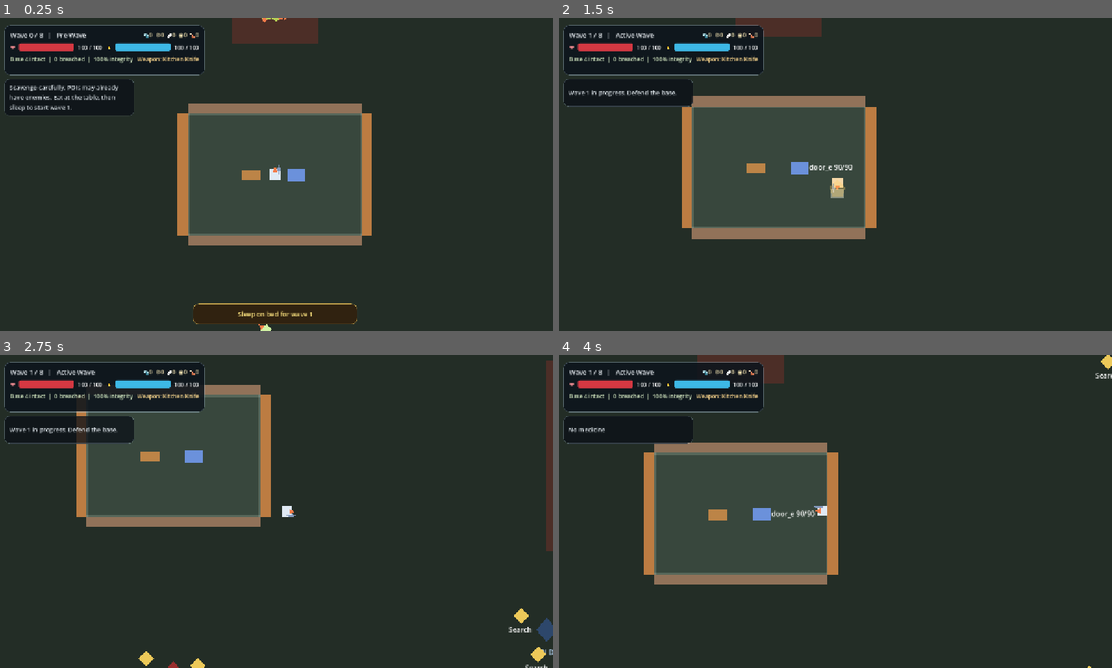
Above: before the commit, frames 1-4 (two rows, left to right).
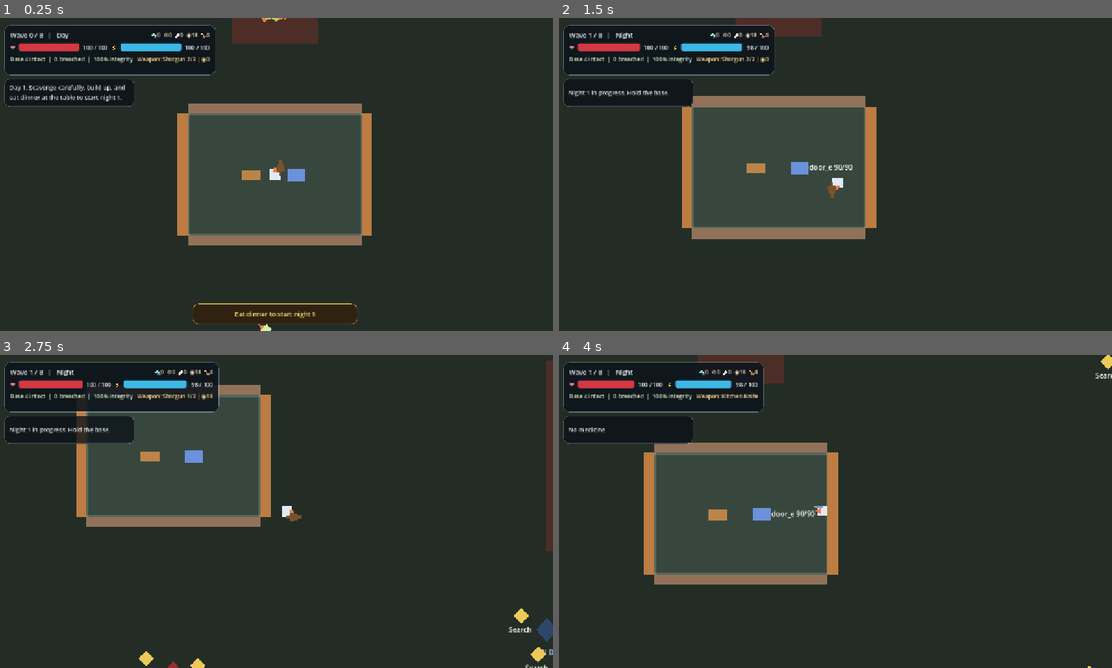
Above: after the commit, the same moments.

Repository: fb-retired-eng/home-survival
Game: Godot game, scene res://scenes/main/Game.tscn
Same seed, same stepped clock (60 frames per second), same inputs: the game is played once before the commit and once after it.
Inputs:
- Up to frame 1 (0.25 s): no input
- Up to frame 2 (1.5 s): tap Enter at 0.5 s; hold D (move_right) 0.53-1.28 s; tap E (interact) at 0.6 s; hold S (move_down) from 1.28 s (still down); tap Space (attack) at 1.35 s
- Up to frame 3 (2.75 s): tap E (interact) at 1.55, 2.1 s; release S (move_down) at 2.03 s; hold D (move_right) from 2.03 s (still down)
- Up to frame 4 (4 s): release D (move_right) at 2.78 s; hold W (move_up) 2.78-3.53 s; tap X (switch_weapon) at 2.85 s; tap E (interact) at 3.05, 3.8 s; hold A (move_left) from 3.53 s (still down); tap F (use_medicine) at 3.6 s

The runs differ from the first frame. In frame 1, 1.3% of the frame differs, in the area x 0-58%, y 2-96%; in frame 2, 0.9%; in frame 3, 1.0%; in frame 4, 0.3%.

Commit message:
Refine day night loop and probe coverage

Diff:
--- a/data/resources/door_structure_profile.tres
+++ b/data/resources/door_structure_profile.tres
@@ -20,7 +20,6 @@
 damaged_repair_salvage_cost = 1
 reinforced_repair_salvage_cost = 2
 fortified_repair_salvage_cost = 4
-fortified_repair_parts_cost = 1
 strengthen_salvage_cost = 4
 strengthen_parts_cost = 1
 fortify_salvage_cost = 6
--- a/data/resources/wall_structure_profile.tres
+++ b/data/resources/wall_structure_profile.tres
@@ -21,9 +21,7 @@
 fortified_max_hp = 380
 reinforced_repair_salvage_cost = 4
 fortified_repair_salvage_cost = 6
-fortified_repair_parts_cost = 1
 fortify_salvage_cost = 9
-fortify_parts_cost = 4
 default_flat_reduction = 2
 reinforced_flat_reduction_bonus = 1
 fortified_flat_reduction_bonus = 2
--- a/data/waves/mvp0_waves.tres
+++ b/data/waves/mvp0_waves.tres
@@ -150,7 +150,6 @@
 [sub_resource type="Resource" id="22"]
 script = ExtResource("3_lane")
 lane_id = &"west"
-count = 1
 enemy_definition = ExtResource("8_elite_spitter_enemy")
 preferred_socket_ids = PackedStringArray("door_w")
 
--- a/scenes/main/Game.tscn
+++ b/scenes/main/Game.tscn
@@ -3,7 +3,6 @@
 [ext_resource type="PackedScene" path="res://scenes/player/Player.tscn" id="1_player_scene"]
 [ext_resource type="PackedScene" path="res://scenes/ui/HUD.tscn" id="2_hud_scene"]
 [ext_resource type="PackedScene" path="res://scenes/world/SleepPoint.tscn" id="3_sleep_scene"]
-[ext_resource type="PackedScene" path="res://scenes/world/FoodTablePoint.tscn" id="20_food_table_scene"]
 [ext_resource type="Script" uid="uid://bgt3kfxavnrf6" path="res://scripts/managers/game_manager.gd" id="4_game_manager"]
 [ext_resource type="Script" uid="uid://c4dwsxl0tel8y" path="res://scripts/managers/wave_manager.gd" id="5_wave_manager"]
 [ext_resource type="PackedScene" path="res://scenes/world/ScavengeNode.tscn" id="6_scavenge_scene"]
@@ -12,18 +11,19 @@
 [ext_resource type="Resource" path="res://data/pois/poi_b_bonus.tres" id="10_poi_b_bonus"]
 [ext_resource type="PackedScene" path="res://scenes/world/DefenseSocket.tscn" id="11_socket_scene"]
 [ext_resource type="PackedScene" path="res://scenes/enemies/Zombie.tscn" id="12_zombie_scene"]
-[ext_resource type="Resource" path="res://data/resources/mvp0_perimeter.tres" id="13_perimeter"]
-[ext_resource type="Resource" path="res://data/waves/mvp0_waves.tres" id="14_waves"]
+[ext_resource type="Resource" uid="uid://dsae4bgh4ljxr" path="res://data/resources/mvp0_perimeter.tres" id="13_perimeter"]
+[ext_resource type="Resource" uid="uid://bvy1bxxcyjm41" path="res://data/waves/mvp0_waves.tres" id="14_waves"]
 [ext_resource type="Script" uid="uid://dk3o4gu05t36" path="res://scripts/world/exploration_spawn_point.gd" id="15_exploration_spawn"]
 [ext_resource type="Resource" path="res://data/enemies/zombie_basic.tres" id="16_basic_enemy"]
 [ext_resource type="Resource" path="res://data/weapons/baseball_bat.tres" id="17_baseball_bat"]
 [ext_resource type="Resource" path="res://data/weapons/pistol.tres" id="18_pistol"]
 [ext_resource type="Resource" path="res://data/weapons/shotgun.tres" id="19_shotgun"]
+[ext_resource type="PackedScene" path="res://scenes/world/FoodTablePoint.tscn" id="20_food_table_scene"]
 [ext_resource type="Resource" path="res://data/pois/poi_e_bonus.tres" id="21_poi_e_bonus"]
 [ext_resource type="Resource" path="res://data/pois/poi_f_bonus.tres" id="22_poi_f_bonus"]
 [ext_resource type="Resource" path="res://data/enemies/zombie_runner.tres" id="23_runner_enemy"]
 [ext_resource type="Resource" path="res://data/enemies/zombie_spitter.tres" id="24_spitter_enemy"]
-[ext_resource type="Script" path="res://scripts/world/roaming_spawn_zone.gd" id="25_roaming_zone"]
+[ext_resource type="Script" uid="uid://dwa7iri2l2fef" path="res://scripts/world/roaming_spawn_zone.gd" id="25_roaming_zone"]
 [ext_resource type="Resource" path="res://data/enemies/zombie_brute.tres" id="26_brute_enemy"]
 [ext_resource type="Resource" path="res://data/enemies/zombie_elite_spitter.tres" id="27_elite_spitter_enemy"]
 
@@ -38,7 +38,7 @@
 defense_socket_scene = ExtResource("11_socket_scene")
 exploration_enemy_scene = ExtResource("12_zombie_scene")
 perimeter_definition = ExtResource("13_perimeter")
-enable_test_mode = false
+enable_test_mode = true
 test_mode_weapons = Array[Resource]([ExtResource("17_baseball_bat"), ExtResource("18_pistol"), ExtResource("19_shotgun")])
 roaming_early_enemies = Array[Resource]([ExtResource("16_basic_enemy"), ExtResource("23_runner_enemy")])
 roaming_mid_enemies = Array[Resource]([ExtResource("16_basic_enemy"), ExtResource("23_runner_enemy"), ExtResource("26_brute_enemy")])
@@ -279,14 +279,14 @@
 weapon_reward = ExtResource("18_pistol")
 bonus_table = ExtResource("10_poi_b_bonus")
 
-[node name="POI_E" type="Node2D" parent="World"]
+[node name="POI_E" type="Node2D" parent="World" unique_id=631136876]
 position = Vector2(1280, 220)
 
-[node name="Marker" type="Polygon2D" parent="World/POI_E"]
+[node name="Marker" type="Polygon2D" parent="World/POI_E" unique_id=214485449]
 color = Color(0.78, 0.42, 0.26, 1)
 polygon = PackedVector2Array(0, -28, 24, 0, 0, 28, -24, 0)
 
-[node name="Label" type="Label" parent="World/POI_E"]
+[node name="Label" type="Label" parent="World/POI_E" unique_id=843790103]
 offset_left = -28.0
 offset_top = 40.0
 offset_right = 44.0
@@ -294,46 +294,46 @@
 theme_override_colors/font_color = Color(1, 0.84, 0.68, 1)
 text = "POI E"
 
-[node name="Node1" parent="World/POI_E" instance=ExtResource("6_scavenge_scene")]
+[node name="Node1" parent="World/POI_E" unique_id=1383301538 instance=ExtResource("6_scavenge_scene")]
 position = Vector2(-58, -26)
 node_id = &"poi_e_1"
 poi_id = &"poi_e"
+reward_salvage = 1
 reward_food = 2
-reward_salvage = 1
 bonus_table = ExtResource("21_poi_e_bonus")
 
-[node name="Node2" parent="World/POI_E" instance=ExtResource("6_scavenge_scene")]
+[node name="Node2" parent="World/POI_E" unique_id=400129542 instance=ExtResource("6_scavenge_scene")]
 position = Vector2(60, -12)
 node_id = &"poi_e_2"
 poi_id = &"poi_e"
+reward_parts = 1
 reward_food = 2
-reward_parts = 1
 bonus_table = ExtResource("21_poi_e_bonus")
 
-[node name="Node3" parent="World/POI_E" instance=ExtResource("6_scavenge_scene")]
+[node name="Node3" parent="World/POI_E" unique_id=1207794687 instance=ExtResource("6_scavenge_scene")]
 position = Vector2(-18, 50)
 node_id = &"poi_e_3"
 poi_id = &"poi_e"
-reward_food = 1
 reward_medicine = 1
+reward_food = 1
 bonus_table = ExtResource("21_poi_e_bonus")
 
-[node name="Node4" parent="World/POI_E" instance=ExtResource("6_scavenge_scene")]
+[node name="Node4" parent="World/POI_E" unique_id=72312105 instance=ExtResource("6_scavenge_scene")]
 position = Vector2(52, 64)
 node_id = &"poi_e_4"
 poi_id = &"poi_e"
+reward_parts = 1
 reward_food = 3
-reward_parts = 1
 bonus_table = ExtResource("21_poi_e_bonus")
 
-[node name="POI_F" type="Node2D" parent="World"]
+[node name="POI_F" type="Node2D" parent="World" unique_id=136744481]
 position = Vector2(1280, 1220)
 
-[node name="Marker" type="Polygon2D" parent="World/POI_F"]
+[node name="Marker" type="Polygon2D" parent="World/POI_F" unique_id=1092195253]
 color = Color(0.6, 0.18, 0.18, 1)
 polygon = PackedVector2Array(0, -28, 24, 0, 0, 28, -24, 0)
 
-[node name="Label" type="Label" parent="World/POI_F"]
+[node name="Label" type="Label" parent="World/POI_F" unique_id=917367286]
 offset_left = -28.0
 offset_top = 40.0
 offset_right = 44.0
@@ -341,7 +341,7 @@
 theme_override_colors/font_color = Color(1, 0.74, 0.64, 1)
 text = "POI F"
 
-[node name="Node1" parent="World/POI_F" instance=ExtResource("6_scavenge_scene")]
+[node name="Node1" parent="World/POI_F" unique_id=1822834816 instance=ExtResource("6_scavenge_scene")]
 position = Vector2(-62, -34)
 node_id = &"poi_f_1"
 poi_id = &"poi_f"
@@ -349,7 +349,7 @@
 reward_bullets = 2
 bonus_table = ExtResource("22_poi_f_bonus")
 
-[node name="Node2" parent="World/POI_F" instance=ExtResource("6_scavenge_scene")]
+[node name="Node2" parent="World/POI_F" unique_id=677555504 instance=ExtResource("6_scavenge_scene")]
 position = Vector2(56, -18)
 node_id = &"poi_f_2"
 poi_id = &"poi_f"
@@ -358,7 +358,7 @@
 reward_food = 1
 bonus_table = ExtResource("22_poi_f_bonus")
 
-[node name="Node3" parent="World/POI_F" instance=ExtResource("6_scavenge_scene")]
+[node name="Node3" parent="World/POI_F" unique_id=1604277553 instance=ExtResource("6_scavenge_scene")]
 position = Vector2(-20, 52)
 node_id = &"poi_f_3"
 poi_id = &"poi_f"
@@ -366,7 +366,7 @@
 reward_food = 1
 bonus_table = ExtResource("22_poi_f_bonus")
 
-[node name="Node4" parent="World/POI_F" instance=ExtResource("6_scavenge_scene")]
+[node name="Node4" parent="World/POI_F" unique_id=996463746 instance=ExtResource("6_scavenge_scene")]
 position = Vector2(54, 68)
 node_id = &"poi_f_4"
 poi_id = &"poi_f"
@@ -445,51 +445,51 @@
 spawn_id = &"explore_guard_d"
 enemy_definition = ExtResource("16_basic_enemy")
 
-[node name="POI_E_Guard" type="Marker2D" parent="World/ExplorationSpawnPoints"]
+[node name="POI_E_Guard" type="Marker2D" parent="World/ExplorationSpawnPoints" unique_id=3365090]
 position = Vector2(1286, 332)
 script = ExtResource("15_exploration_spawn")
 spawn_id = &"explore_guard_e"
 enemy_definition = ExtResource("23_runner_enemy")
 
-[node name="POI_F_Guard" type="Marker2D" parent="World/ExplorationSpawnPoints"]
+[node name="POI_F_Guard" type="Marker2D" parent="World/ExplorationSpawnPoints" unique_id=188126142]
 position = Vector2(1284, 1100)
 script = ExtResource("15_exploration_spawn")
 spawn_id = &"explore_guard_f"
 enemy_definition = ExtResource("27_elite_spitter_enemy")
 
-[node name="RoamingSpawnZones" type="Node2D" parent="World"]
-
-[node name="NorthWestOuter" type="Marker2D" parent="World/RoamingSpawnZones"]
+[node name="RoamingSpawnZones" type="Node2D" parent="World" unique_id=1631930781]
+
+[node name="NorthWestOuter" type="Marker2D" parent="World/RoamingSpawnZones" unique_id=568450756]
 position = Vector2(720, 220)
 script = ExtResource("25_roaming_zone")
 zone_id = &"roam_nw"
 
-[node name="NorthEastOuter" type="Marker2D" parent="World/RoamingSpawnZones"]
+[node name="NorthEastOuter" type="Marker2D" parent="World/RoamingSpawnZones" unique_id=1074507864]
 position = Vector2(1840, 220)
 script = ExtResource("25_roaming_zone")
 zone_id = &"roam_ne"
 spawn_weight = 0.9
 
-[node name="NorthMidOuter" type="Marker2D" parent="World/RoamingSpawnZones"]
+[node name="NorthMidOuter" type="Marker2D" parent="World/RoamingSpawnZones" unique_id=368854500]
 position = Vector2(1280, 278)
 script = ExtResource("25_roaming_zone")
 zone_id = &"roam_n"
 scatter_radius = 148.0
 spawn_weight = 1.35
 
-[node name="SouthWestOuter" type="Marker2D" parent="World/RoamingSpawnZones"]
+[node name="SouthWestOuter" type="Marker2D" parent="World/RoamingSpawnZones" unique_id=1793730484]
 position = Vector2(720, 1220)
 script = ExtResource("25_roaming_zone")
 zone_id = &"roam_sw"
 spawn_weight = 0.9
 
-[node name="SouthEastOuter" type="Marker2D" parent="World/RoamingSpawnZones"]
+[node name="SouthEastOuter" type="Marker2D" parent="World/RoamingSpawnZones" unique_id=1545835077]
 position = Vector2(1840, 1220)
 script = ExtResource("25_roaming_zone")
 zone_id = &"roam_se"
 spawn_weight = 0.9
 
-[node name="SouthMidOuter" type="Marker2D" parent="World/RoamingSpawnZones"]
+[node name="SouthMidOuter" type="Marker2D" parent="World/RoamingSpawnZones" unique_id=978747866]
 position = Vector2(1280, 1162)
 script = ExtResource("25_roaming_zone")
 zone_id = &"roam_s"
--- a/scripts/debug/bed_gate_probe.gd
+++ b/scripts/debug/bed_gate_probe.gd
@@ -1,4 +1,15 @@
 extends SceneTree
+
+
+func _count_live_exploration_enemies(game) -> int:
+	var count := 0
+	for child in game.exploration_enemy_layer.get_children():
+		if not is_instance_valid(child):
+			continue
+		if child.is_queued_for_deletion():
+			continue
+		count += 1
+	return count
 
 
 func _init() -> void:
@@ -9,18 +20,29 @@
 	await physics_frame
 	await process_frame
 
+	print("bed_gate_probe_sleep_label_before=%s" % game._get_sleep_label(game.player))
+	print("bed_gate_probe_can_sleep_before=%s" % str(game._can_player_sleep(game.player)))
+
+	game.player.resources["food"] = 0
+	game.player.resources_changed.emit(game.player.resources.duplicate(true))
 	game.player.current_energy = 60
 	game.player.energy_changed.emit(game.player.current_energy, game.player.max_energy)
 	game.player.add_resource("food", 2, false)
 	await process_frame
-
-	print("bed_gate_probe_sleep_label_before=%s" % game._get_sleep_label(game.player))
-	print("bed_gate_probe_can_sleep_before=%s" % str(game._can_player_sleep(game.player)))
-
-	game.player.add_resource("food", 1, false)
 	game._on_food_table_requested(game.player)
+	await process_frame
+	await physics_frame
+	await process_frame
+	game.wave_manager.clear_wave()
 	await process_frame
 
 	print("bed_gate_probe_sleep_label_after=%s" % game._get_sleep_label(game.player))
 	print("bed_gate_probe_can_sleep_after=%s" % str(game._can_player_sleep(game.player)))
+	game._on_sleep_requested(game.player)
+	await process_frame
+	await physics_frame
+	await process_frame
+	print("bed_gate_probe_after_sleep_state=%d" % game.game_manager.run_state)
+	print("bed_gate_probe_after_sleep_phase=%s" % game.hud.wave_label.text)
+	print("bed_gate_probe_after_sleep_enemy_count=%d" % _count_live_exploration_enemies(game))
 	quit()
--- /dev/null
+++ b/scripts/debug/day_night_cycle_probe.gd
@@ -0,0 +1,54 @@
+extends SceneTree
+
+
+func _count_live_exploration_enemies(game) -> int:
+	var count := 0
+	for child in game.exploration_enemy_layer.get_children():
+		if not is_instance_valid(child):
+			continue
+		if child.is_queued_for_deletion():
+			continue
+		count += 1
+	return count
+
+
+func _init() -> void:
+	var game_scene := load("res://scenes/main/Game.tscn")
+	var game = game_scene.instantiate()
+	root.add_child(game)
+	await process_frame
+	await physics_frame
+	await process_frame
+
+	game.player.resources["food"] = 0
+	game.player.resources_changed.emit(game.player.resources.duplicate(true))
+	game.player.current_energy = 55
+	game.player.energy_changed.emit(game.player.current_energy, game.player.max_energy)
+	game.player.add_resource("food", 3, false)
+	await process_frame
+
+	print("day_night_cycle_probe_day_state=%d" % game.game_manager.run_state)
+	print("day_night_cycle_probe_day_phase=%s" % game.hud.wave_label.text)
+	print("day_night_cycle_probe_day_enemy_count=%d" % _count_live_exploration_enemies(game))
+	print("day_night_cycle_probe_table_label=%s" % game._get_food_table_label(game.player))
+
+	game._on_food_table_requested(game.player)
+	await process_frame
+	await physics_frame
+	await process_frame
+	print("day_night_cycle_probe_after_dinner_state=%d" % game.game_manager.run_state)
+	print("day_night_cycle_probe_after_dinner_wave=%d" % game.game_manager.current_wave)
+
+	game.wave_manager.clear_wave()
+	await process_frame
+	print("day_night_cycle_probe_after_wave_state=%d" % game.game_manager.run_state)
+	print("day_night_cycle_probe_bed_label=%s" % game._get_sleep_label(game.player))
+
+	game._on_sleep_requested(game.player)
+	await process_frame
+	await physics_frame
+	await process_frame
+	print("day_night_cycle_probe_after_sleep_state=%d" % game.game_manager.run_state)
+	print("day_night_cycle_probe_after_sleep_phase=%s" % game.hud.wave_label.text)
+	print("day_night_cycle_probe_after_sleep_enemy_count=%d" % _count_live_exploration_enemies(game))
+	quit()
--- a/scripts/debug/food_table_probe.gd
+++ b/scripts/debug/food_table_probe.gd
@@ -9,6 +9,8 @@
 	await physics_frame
 	await process_frame
 
+	game.player.resources["food"] = 0
+	game.player.resources_changed.emit(game.player.resources.duplicate(true))
 	game.player.current_energy = 55
 	game.player.energy_changed.emit(game.player.current_energy, game.player.max_energy)
 	game.player.add_resource("food", 3, false)
@@ -20,7 +22,11 @@
 
 	game._on_food_table_requested(game.player)
 	await process_frame
+	await physics_frame
+	await process_frame
 
 	print("food_table_probe_after_energy=%d" % game.player.current_energy)
 	print("food_table_probe_after_food=%d" % int(game.player.resources.get("food", 0)))
+	print("food_table_probe_after_wave=%d" % game.game_manager.current_wave)
+	print("food_table_probe_after_state=%d" % game.game_manager.run_state)
 	quit()
--- a/scripts/main/game.gd
+++ b/scripts/main/game.gd
@@ -186,19 +186,21 @@
 	if new_state == game_manager.RunState.ACTIVE_WAVE:
 		_clear_roaming_exploration_enemies()
 		_set_exploration_enemies_suspended(true)
-		hud.set_phase("Phase: Active Wave")
-		hud.set_status("Wave %d in progress. Defend the base." % game_manager.current_wave)
+		hud.set_phase("Phase: Night")
+		hud.set_status("Night %d in progress. Hold the base." % game_manager.current_wave)
+		player.refresh_interaction_prompt()
+		return
+
+	if new_state == game_manager.RunState.POST_WAVE:
+		hud.set_phase("Phase: Post-Wave")
+		hud.set_status("Night %d cleared. Sleep on the bed to start the next day." % game_manager.current_wave)
 		player.refresh_interaction_prompt()
 		return
 
 	if new_state == game_manager.RunState.PRE_WAVE:
 		if _is_resetting_run:
 			return
-		_sync_exploration_enemies()
-		_spawn_roaming_exploration_enemies()
-		hud.set_phase("Phase: Pre-Wave")
-		player.refresh_interaction_prompt()
-		_refresh_phase_status()
+		_enter_day_phase()
 
 
 func _on_wave_changed(new_wave: int) -> void:
@@ -212,121 +214,105 @@
 		return
 
 	if game_manager.current_wave <= 0:
-		hud.set_status("Scavenge carefully. POIs may already have enemies. Eat at the table, then sleep to start wave 1.")
-	elif game_manager.current_wave < game_manager.final_wave:
-		hud.set_status("Wave %d cleared. Repair, fortify, scavenge, eat, then sleep for wave %d." % [game_manager.current_wave, game_manager.current_wave + 1])
+		hud.set_status("Day 1. Scavenge carefully, build up, and eat dinner at the table to start night 1.")
+	elif game_manager.current_wave < game_manager.final_wave - 1:
+		hud.set_status("Day %d. Explore, build, and eat dinner at the table to start night %d." % [game_manager.current_wave + 1, game_manager.current_wave + 1])
 	else:
-		hud.set_status("Wave %d cleared. Final repairs, food, and prep before wave %d." % [game_manager.current_wave, game_manager.current_wave + 1])
+		hud.set_status("Final day. Make repairs, gather food, and eat dinner before the last night.")
 
 
 func _can_player_interact_with(_interactable) -> bool:
-	return game_manager.run_state == game_manager.RunState.PRE_WAVE
+	if game_manager.run_state == game_manager.RunState.PRE_WAVE:
+		return true
+	if game_manager.run_state == game_manager.RunState.POST_WAVE:
+		return _interactable == sleep_point
+	return false
 
 
 func _can_player_eat(_player) -> bool:
-	return game_manager.run_state == game_manager.RunState.PRE_WAVE and _get_missing_food_units_for_full_energy() > 0
+	return game_manager.run_state == game_manager.RunState.PRE_WAVE and game_manager.can_start_next_wave()
 
 
 func _get_food_table_label(_player) -> String:
 	if game_manager.run_state != game_manager.RunState.PRE_WAVE:
 		return ""
 
+	var next_wave: int = game_manager.current_wave + 1
+	if not game_manager.can_start_next_wave():
+		return ""
+	if _has_sleep_blocking_exploration_threat():
+		return "Enemies too close for dinner"
+	if not wave_manager.can_start_wave(next_wave):
+		return "Night %d not configured" % next_wave
+
 	var food_needed := _get_missing_food_units_for_full_energy()
 	if food_needed <= 0:
-		return "Energy already full"
+		return "Eat dinner to start night %d" % next_wave
 
 	var current_food := int(player.resources.get("food", 0))
 	if current_food < food_needed:
-		return "Need %d food to eat" % food_needed
-
-	return "Eat %d food to fill energy" % food_needed
+		return "Need %d food for dinner" % food_needed
+
+	return "Eat %d food and start night %d" % [food_needed, next_wave]
 
 
 func _can_player_sleep(_player) -> bool:
-	return game_manager.can_start_next_wave() and not _has_sleep_blocking_exploration_threat() and _is_ready_for_bed_transition()
+	return game_manager.run_state == game_manager.RunState.POST_WAVE
 
 
 func _get_sleep_label(_player) -> String:
-	if not game_manager.can_start_next_wave():
+	if game_manager.run_state != game_manager.RunState.POST_WAVE:
 		return ""
-
+	return "Sleep on bed until morning"
+
+
+func _on_food_table_requested(_player) -> void:
+	var next_wave: int = game_manager.current_wave + 1
+	if game_manager.run_state != game_manager.RunState.PRE_WAVE or not game_manager.can_start_next_wave():
+		return
 	if _has_sleep_blocking_exploration_threat():
-		return "Enemies too close to sleep"
-
-	if not _is_ready_for_bed_transition():
-		var food_needed := _get_missing_food_units_for_full_energy()
+		hud.set_status("Enemies too close for dinner")
+		player.refresh_interaction_prompt()
+		return
+	if not wave_manager.can_start_wave(next_wave):
+		hud.set_status("Night %d is not configured" % next_wave)
+		player.refresh_interaction_prompt()
+		return
+
+	var food_needed := _get_missing_food_units_for_full_energy()
+	if food_needed > 0:
+		if int(player.resources.get("food", 0)) < food_needed:
+			hud.set_status("Need %d food for dinner" % food_needed)
+			player.refresh_interaction_prompt()
+			return
+		if not player.spend_resource("food", food_needed):
+			hud.set_status("Not enough food")
+			player.refresh_interaction_prompt()
+			return
+		player.restore_full_energy()
+
+	if not wave_manager.start_wave(next_wave):
 		if food_needed > 0:
-			if int(player.resources.get("food", 0)) >= food_needed:
-				return "Eat at table before bed"
-			return "Need %d food before bed" % food_needed
-		return "Eat before bed"
-
-	var next_wave: int = game_manager.current_wave + 1
-	if not wave_manager.can_start_wave(next_wave):
-		return "Wave %d not configured" % next_wave
-
-	return "Sleep on bed for wave %d" % (game_manager.current_wave + 1)
-
-
-func _on_food_table_requested(_player) -> void:
-	var food_needed := _get_missing_food_units_for_full_energy()
-	if food_needed <= 0:
-		hud.set_status("Energy already full")
+			player.add_resource("food", food_needed, false)
+		hud.set_status("Night %d failed to start" % next_wave)
 		player.refresh_interaction_prompt()
 		return
 
-	if int(player.resources.get("food", 0)) < food_needed:
-		hud.set_status("Need %d food to fill energy" % food_needed)
-		player.refresh_interaction_prompt()
-		return
-
-	if not player.spend_resource("food", food_needed):
-		hud.set_status("Not enough food")
-		player.refresh_interaction_prompt()
-		return
-
-	player.restore_full_energy()
-	hud.set_status("Ate %d food and restored energy" % food_needed)
-	player.refresh_interaction_prompt()
-
-
-func _on_sleep_requested(_player) -> void:
-	var next_wave: int = game_manager.current_wave + 1
-	if _has_sleep_blocking_exploration_threat():
-		hud.set_status("Enemies too close to sleep")
-		player.refresh_interaction_prompt()
-		return
-
-	if not _is_ready_for_bed_transition():
-		var food_needed := _get_missing_food_units_for_full_energy()
-		if food_needed > 0:
-			hud.set_status("Eat %d food at the table before bed" % food_needed)
-		else:
-			hud.set_status("Energy must be full before bed")
-		player.refresh_interaction_prompt()
-		return
-
-	if not _can_player_sleep(_player):
-		hud.set_status("Wave %d is not configured" % next_wave)
-		return
-
-	if not wave_manager.can_start_wave(next_wave):
-		hud.set_status("Wave %d is not configured" % next_wave)
-		player.refresh_interaction_prompt()
-		return
-
-	if not wave_manager.start_wave(next_wave):
-		hud.set_status("Wave %d failed to start" % next_wave)
-		return
-
-	player.heal(sleep_heal_amount)
 	game_manager.set_wave(next_wave)
 	game_manager.set_run_state(game_manager.RunState.ACTIVE_WAVE)
 
 
+func _on_sleep_requested(_player) -> void:
+	if game_manager.run_state != game_manager.RunState.POST_WAVE:
+		return
+
+	player.heal(sleep_heal_amount)
+	game_manager.set_run_state(game_manager.RunState.PRE_WAVE)
+
+
 func _on_wave_started(wave_number: int) -> void:
-	hud.set_phase("Phase: Active Wave")
-	hud.set_status("Wave %d incoming. Hold the perimeter." % wave_number)
+	hud.set_phase("Phase: Night")
+	hud.set_status("Night %d incoming. Hold the perimeter." % wave_number)
 
 
 func _on_wave_cleared(_wave_number: int) -> void:
@@ -349,12 +335,8 @@
 	for node in get_tree().get_nodes_in_group("scavenge_nodes"):
 		if node.has_method("reset_for_new_run"):
 			node.reset_for_new_run()
-	hud.set_phase("Phase: Pre-Wave")
-	_sync_exploration_enemies()
-	_spawn_roaming_exploration_enemies()
+	_enter_day_phase()
 	_refresh_base_status()
-	_refresh_phase_status()
-	player.refresh_interaction_prompt()
 	_is_resetting_run = false
 
 
@@ -368,6 +350,14 @@
 		player.add_resource("bullets", test_mode_bullets, false)
 	if test_mode_food > 0:
 		player.add_resource("food", test_mode_food, false)
+
+
+func _enter_day_phase() -> void:
+	_sync_exploration_enemies()
+	_spawn_roaming_exploration_enemies()
+	hud.set_phase("Phase: Day")
+	player.refresh_interaction_prompt()
+	_refresh_phase_status()
 
 
 func _sync_exploration_enemies() -> void:
@@ -532,10 +522,6 @@
 	return int(ceili(float(missing_energy) / float(max(food_energy_per_unit, 1))))
 
 
-func _is_ready_for_bed_transition() -> bool:
-	return player.current_energy >= player.max_energy
-
-
 func _on_exploration_enemy_died(_enemy, spawn_id: String) -> void:
 	var defeated_count := int(_defeated_exploration_enemy_counts.get(spawn_id, 0)) + 1
 	_defeated_exploration_enemy_counts[spawn_id] = defeated_count
--- a/scripts/managers/game_manager.gd
+++ b/scripts/managers/game_manager.gd
@@ -8,6 +8,7 @@
 enum RunState {
 	PRE_WAVE,
 	ACTIVE_WAVE,
+	POST_WAVE,
 	WIN,
 	LOSS,
 }
@@ -68,4 +69,4 @@
 		set_run_state(RunState.WIN)
 		return
 
-	set_run_state(RunState.PRE_WAVE)
+	set_run_state(RunState.POST_WAVE)
Not shown, changed: MVP0_SPEC.md
Not shown, changed: PROJECT_EXECUTION_LOG.md
Not shown, changed: README.md
